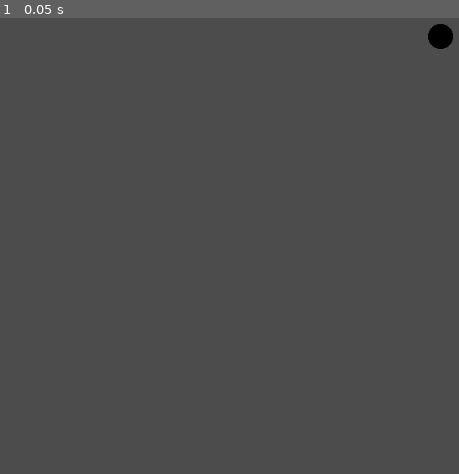
Above: before the commit, frame 1.
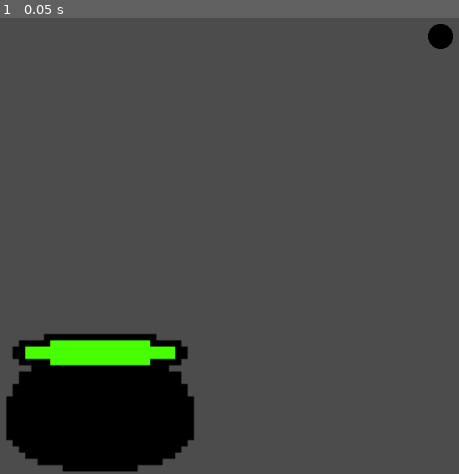
Above: after the commit, the same moment.

Repository: jorisslob/Witches-Triangle
Game: Godot game, scene res://GameScene.tscn
Same seed, same stepped clock (60 frames per second), same inputs: the game is played once before the commit and once after it.
Inputs:
- Up to frame 1 (0.05 s): no input

The runs differ from the first frame. In frame 1, 11% of the frame differs, in the area x 1-43%, y 69-100%.

Commit message:
Added a cauldron to the game

Diff:
--- /dev/null
+++ b/Cauldron.tscn
@@ -0,0 +1,18 @@
+[gd_scene load_steps=3 format=2]
+
+[ext_resource path="res://images/Cauldron.png" type="Texture" id=1]
+
+[sub_resource type="RectangleShape2D" id=1]
+extents = Vector2( 120.557, 87.4718 )
+
+[node name="Cauldron" type="Node2D"]
+
+[node name="Area2D" type="Area2D" parent="."]
+
+[node name="CollisionShape2D" type="CollisionShape2D" parent="Area2D"]
+position = Vector2( 535.271, 508.574 )
+shape = SubResource( 1 )
+
+[node name="Sprite" type="Sprite" parent="Area2D"]
+position = Vector2( 535.271, 508.574 )
+texture = ExtResource( 1 )
--- a/GameScene.tscn
+++ b/GameScene.tscn
@@ -1,7 +1,10 @@
-[gd_scene load_steps=2 format=2]
+[gd_scene load_steps=3 format=2]
 
 [ext_resource path="res://Moon.tscn" type="PackedScene" id=1]
+[ext_resource path="res://Cauldron.tscn" type="PackedScene" id=2]
 
 [node name="GameScene" type="Node2D"]
 
+[node name="Cauldron" parent="." instance=ExtResource( 2 )]
+
 [node name="Moon" parent="." instance=ExtResource( 1 )]
--- a/default_env.tres
+++ b/default_env.tres
@@ -1,5 +1,7 @@
 [gd_resource type="Environment" load_steps=2 format=2]
+
 [sub_resource type="ProceduralSky" id=1]
+
 [resource]
 background_mode = 2
 background_sky = SubResource( 1 )
Not shown: 2 places in Moon.tscn that only renumber resources
Binary file added: images/Cauldron.png
Not shown, added: images/Cauldron.png.import
